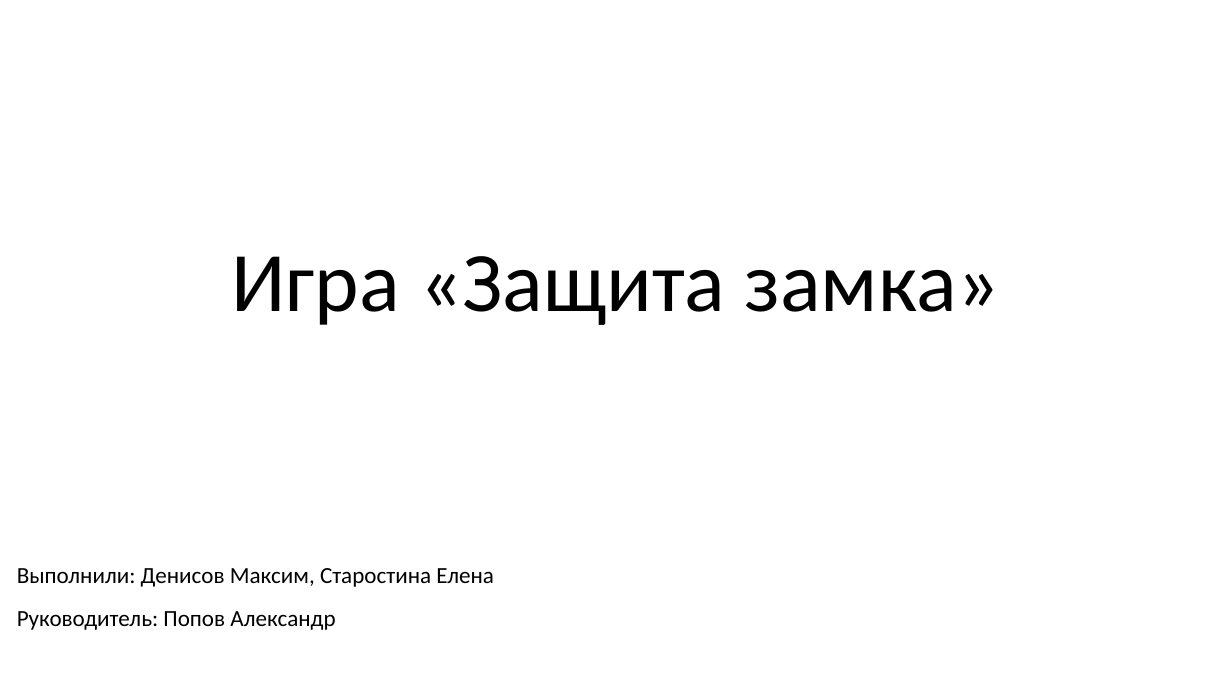
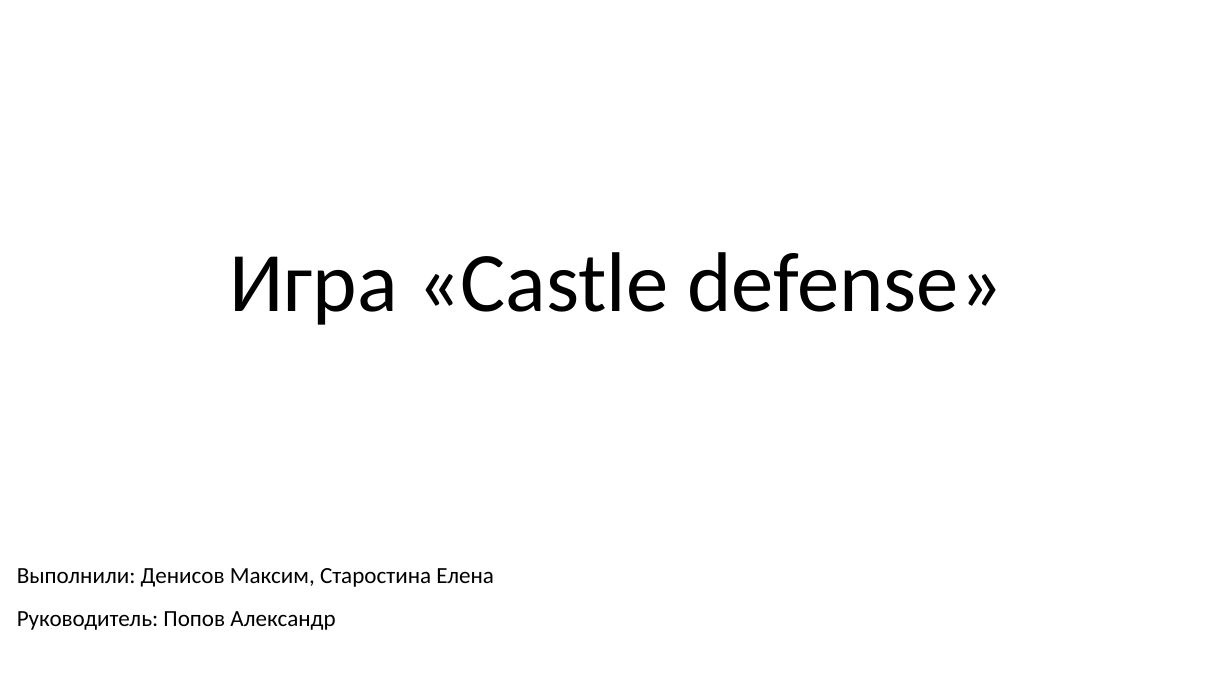
Before and after one commit to LenaSup/PyGame_project, a slide deck: slide 1 of Презентация.pptx. Drawn at 1232x693 pixels with LibreOffice and Linux fonts; fonts in the diff are those of the drawing; background and template pictures are left out. Boxes give left, top, right and bottom in pixels: in the first picture for what was removed or moved away, otherwise in the second. Text is boxed around its words. In the diff, an @@ line names an element or a change of style, - is before the commit and + after.

```diff
--- a/Презентация.pptx
+++ b/Презентация.pptx
@@ text at (269, 269, 962, 325): text changed @@
-Игра «Защита замка»
+Игра «Castle defense»
```
Also in this commit, not shown: 2 other slides changed, 3 slides added, 19 other files.
